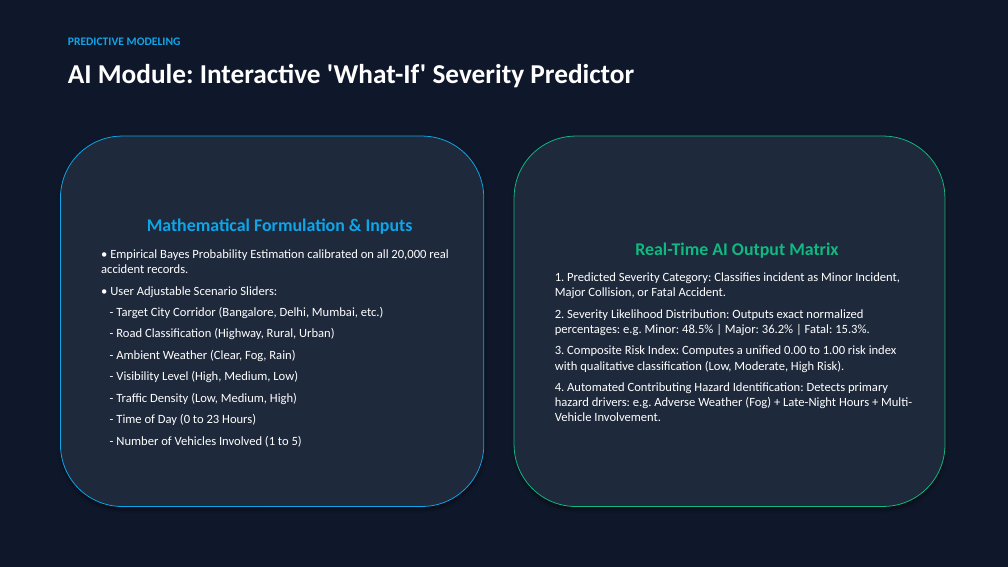
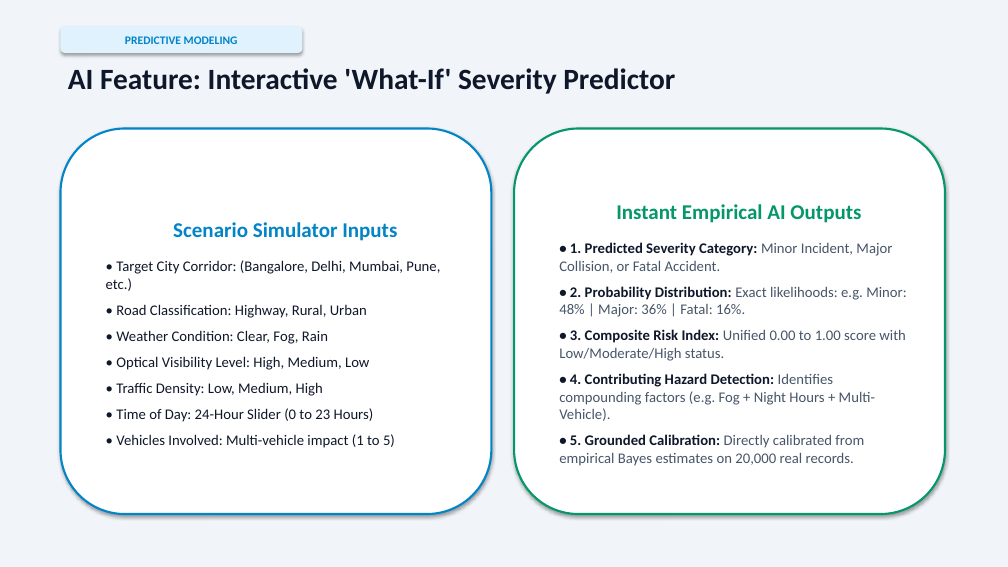
Before and after one commit to igris-bit/Road-Accident-Pattern-Analysis, a slide deck: slide 6 of docs/presentation/Road_Accident_Pattern_Analysis_Presentation.pptx. Drawn at 1008x567 pixels with LibreOffice and Linux fonts; fonts in the diff are those of the drawing. Boxes give left, top, right and bottom in pixels: in the first picture for what was removed or moved away, otherwise in the second. Text is boxed around its words. In the diff, an @@ line names an element or a change of style, - is before the commit and + after.

Commit message:
Condense PPT presentation to 10 high-impact slides with modern high-contrast theme, larger text, and concise bullet points

```diff
--- a/docs/presentation/Road_Accident_Pattern_Analysis_Presentation.pptx
+++ b/docs/presentation/Road_Accident_Pattern_Analysis_Presentation.pptx
@@ rectangle at bbox=[0, 0, 1008, 567]: fill #0F172A to #F1F5F9 @@
@@ rounded rectangle "PREDICTIVE MODELING": place and size @@
-rounded rectangle "PREDICTIVE MODELING" at bbox=[68, 37, 181, 45]
+rounded rectangle "PREDICTIVE MODELING" at bbox=[60, 26, 302, 53]
@@ rounded rectangle "PREDICTIVE MODELING" at bbox=[60, 26, 302, 53]: text colour #0EA5E9 to #0284C7; alignment left to centre; vertical alignment top to middle; fill none to #E0F2FE; shadow on @@
@@ text at bbox=[68, 68, 675, 94]: text changed; size 26 to 28 pt; text colour #FFFFFF to #0F172A @@
-AI Module: Interactive 'What-If' Severity Predictor
+AI Feature: Interactive 'What-If' Severity Predictor
@@ rounded rectangle "Scenario Simulator Inputs": place and size @@
-rounded rectangle "Scenario Simulator Inputs" at bbox=[60, 136, 484, 507]
+rounded rectangle "Scenario Simulator Inputs" at bbox=[60, 129, 492, 514]
@@ rounded rectangle "Scenario Simulator Inputs" at bbox=[60, 129, 492, 514]: fill #1E293B to #FFFFFF; outline #0EA5E9 0.75 pt to #0284C7 2 pt @@
@@ rounded rectangle "Instant Empirical AI Outputs": place and size @@
-rounded rectangle "Instant Empirical AI Outputs" at bbox=[514, 136, 945, 507]
+rounded rectangle "Instant Empirical AI Outputs" at bbox=[514, 129, 945, 514]
@@ rounded rectangle "Instant Empirical AI Outputs" at bbox=[514, 129, 945, 514]: fill #1E293B to #FFFFFF; outline #10B981 0.75 pt to #059669 2 pt @@
@@ text in rounded rectangle at bbox=[559, 204, 906, 466]: text changed; size 12 to 14 pt; text colour #FFFFFF to #475569 @@
-Real-Time AI Output Matrix
-1. Predicted Severity Category: Classifies incident as Minor Incident, Major Collision, or Fatal Accident.
-2. Severity Likelihood Distribution: Outputs exact normalized percentages: e.g. Minor: 48.5% | Major: 36.2% | Fatal: 15.3%.
-3. Composite Risk Index: Computes a unified 0.00 to 1.00 risk index with qualitative classification (Low, Moderate, High Risk).
-4. Automated Contributing Hazard Identification: Detects primary hazard drivers: e.g. Adverse Weather (Fog) + Late-Night Hours + Multi-Vehicle Involvement.
+Instant Empirical AI Outputs
+• 1. Predicted Severity Category: Minor Incident, Major Collision, or Fatal Accident.
+• 2. Probability Distribution: Exact likelihoods: e.g. Minor: 48% | Major: 36% | Fatal: 16%.
+• 3. Composite Risk Index: Unified 0.00 to 1.00 score with Low/Moderate/High status.
+• 4. Contributing Hazard Detection: Identifies compounding factors (e.g. Fog + Night Hours + Multi-Vehicle).
+• 5. Grounded Calibration: Directly calibrated from empirical Bayes estimates on 20,000 real records.
@@ text in rounded rectangle at bbox=[106, 222, 440, 448]: text changed; size 12 to 14 pt; text colour #FFFFFF to #0F172A @@
-Mathematical Formulation & Inputs
-• Empirical Bayes Probability Estimation calibrated on all 20,000 real accident records.
-• User Adjustable Scenario Sliders:
-- Target City Corridor (Bangalore, Delhi, Mumbai, etc.)
-- Road Classification (Highway, Rural, Urban)
-- Ambient Weather (Clear, Fog, Rain)
-- Visibility Level (High, Medium, Low)
-- Traffic Density (Low, Medium, High)
-- Time of Day (0 to 23 Hours)
-- Number of Vehicles Involved (1 to 5)
+Scenario Simulator Inputs
+• Target City Corridor: (Bangalore, Delhi, Mumbai, Pune, etc.)
+• Road Classification: Highway, Rural, Urban
+• Weather Condition: Clear, Fog, Rain
+• Optical Visibility Level: High, Medium, Low
+• Traffic Density: Low, Medium, High
+• Time of Day: 24-Hour Slider (0 to 23 Hours)
+• Vehicles Involved: Multi-vehicle impact (1 to 5)
```
Also in this commit, not shown: 6 other slides changed, 3 slides added, 8 slides removed, 1 other file.
